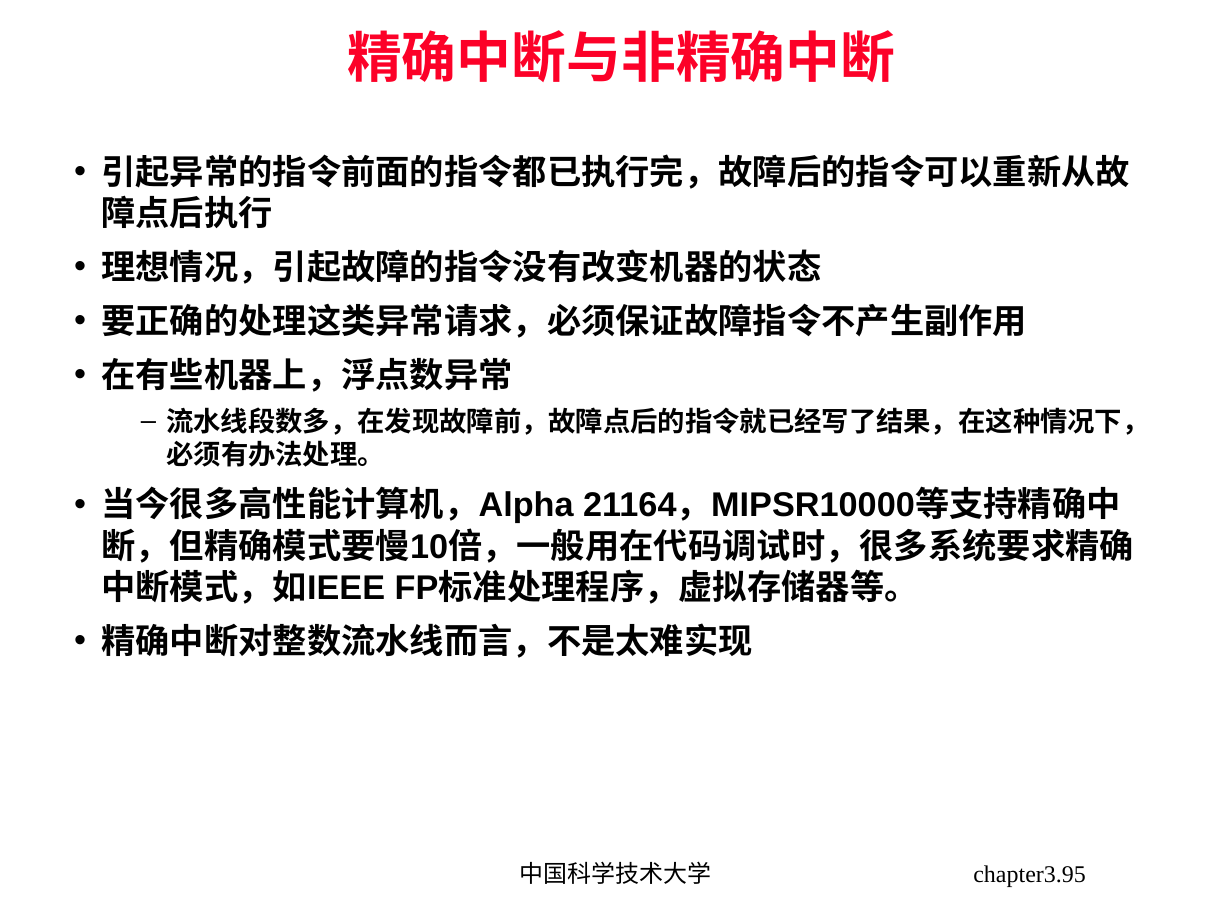
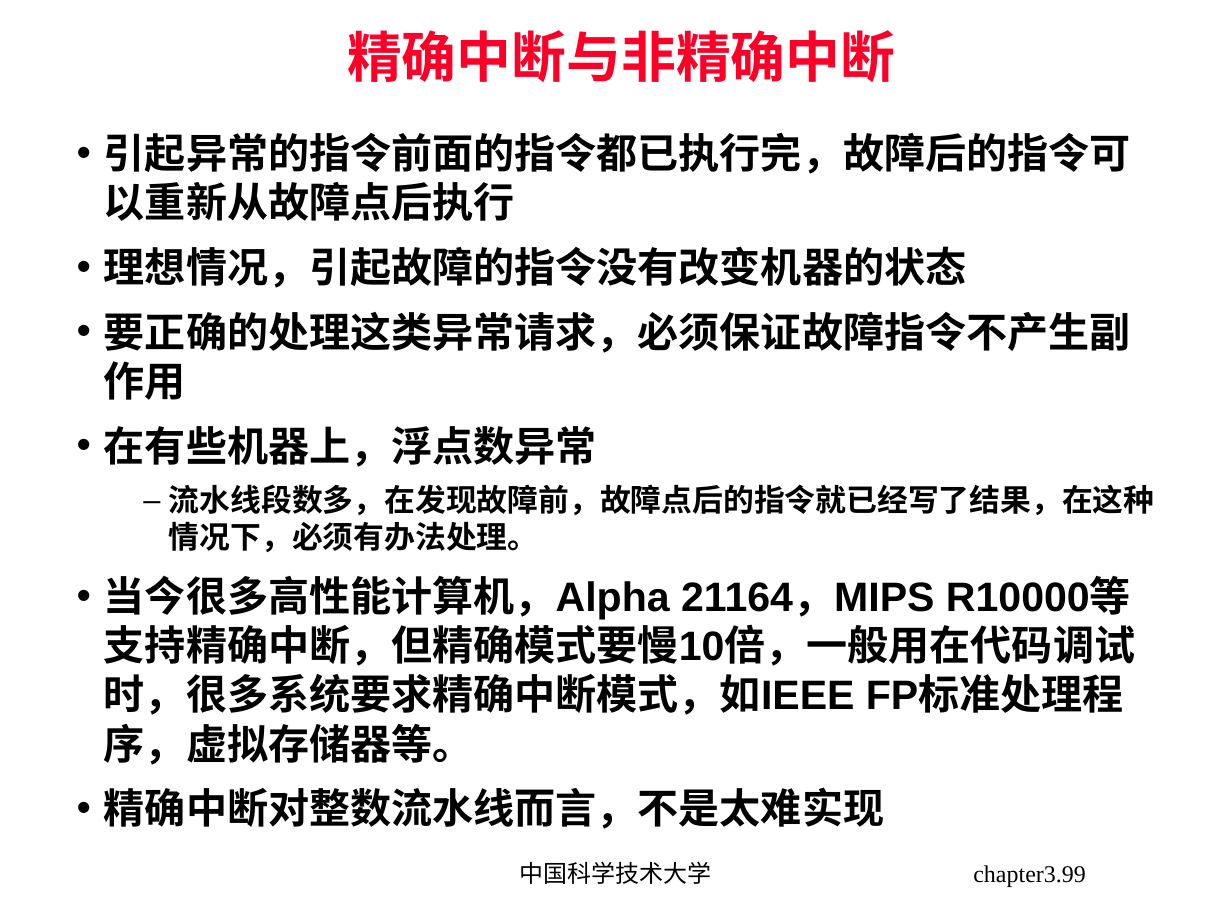
Before and after one commit to blindFS/ca2015, a slide deck: slide 99 of handouts/chapter03.ppt (slide 95 before the commit). Drawn at 1232x924 pixels with LibreOffice and Linux fonts; fonts in the diff are those of the drawing. Boxes give left, top, right and bottom in pixels: in the first picture for what was removed or moved away, otherwise in the second. Text is boxed around its words. In the diff, an @@ line names an element or a change of style, - is before the commit and + after.

```diff
--- a/handouts/chapter03.ppt
+++ b/handouts/chapter03.ppt
@@ text "引起异常的指令前面的指令都已执行完，故障后的指令可以重新从故障点后执行": place and size @@
-text "引起异常的指令前面的指令都已执行完，故障后的指令可以重新从故障点后执行" at (101,154,1149,658)
+text "引起异常的指令前面的指令都已执行完，故障后的指令可以重新从故障点后执行" at (104,132,1155,829)
@@ text at (104,132,1155,829): size 20 to 24 pt in "引起异常的指令前面的指令都已执行完，故障后的指令可以重新从故障点后执行", "理想情况，引起故障的指令没有改变机器的状态", "要正确的处理这类异常请求，必须保证故障指令不产生副作用", "在有些机器上，浮点数异常" and 1 more places; size 16 to 18 pt in "流水线段数多，在发现故障前，故障点后的指令就已经写了结果，在这种情况下，必须有办法处理。"; more space between paragraphs @@
@@ text at (104,576,1135,765): text changed; size 20 to 24 pt @@
-• 当今很多高性能计算机，Alpha 21164，MIPSR10000等支持精确中断，但精确模式要慢10倍，一般用在代码调试时，很多系统要求精确中断模式，如IEEE FP标准处理程序，虚拟存储器等。
+• 当今很多高性能计算机，Alpha 21164，MIPS R10000等支持精确中断，但精确模式要慢10倍，一般用在代码调试时，很多系统要求精确中断模式，如IEEE FP标准处理程序，虚拟存储器等。
@@ page number at (973,865,1085,887): text changed @@
-chapter3.95
+chapter3.99
```
Also in this commit, not shown: 56 other slides changed, 8 slides added, 4 slides removed.
